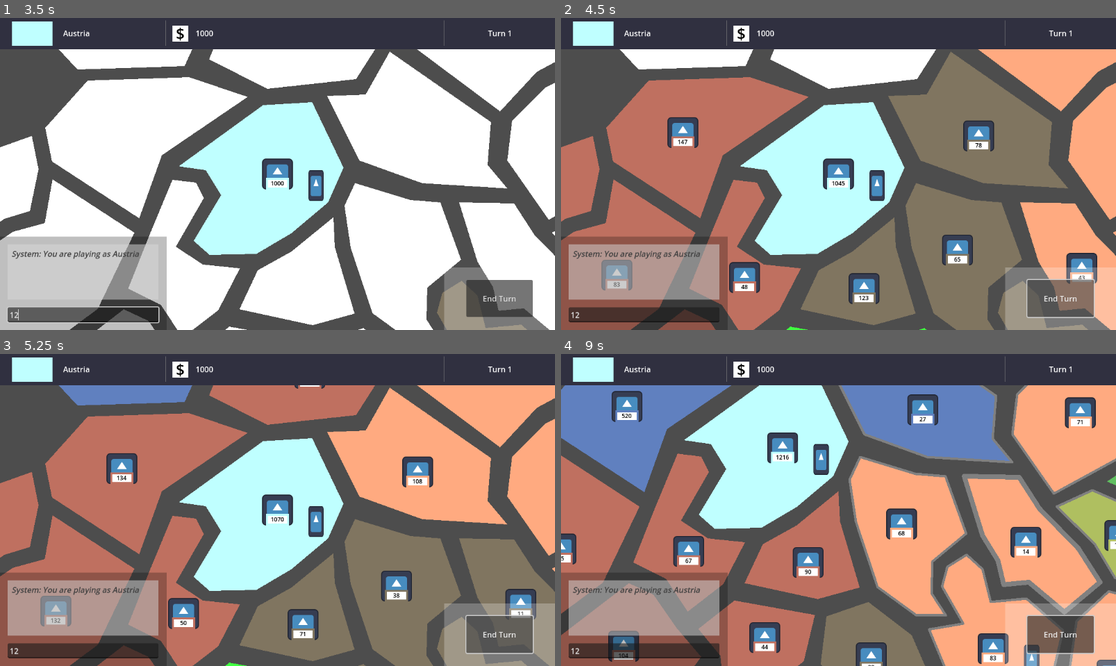
Above: before the commit, frames 1-4 (two rows, left to right).
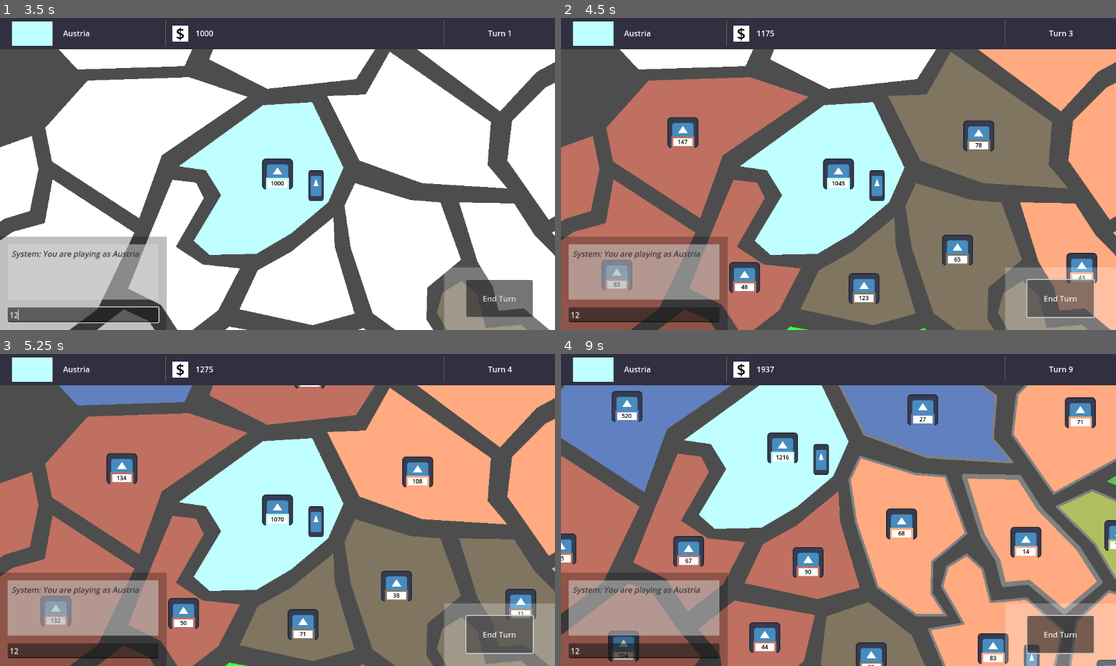
Above: after the commit, the same moments.

Repository: SamTheBlow/grand-strategy-game
Game: Godot game, scene res://scenes/main.tscn
Two runs of this game, one before a commit and one after it. Both use one fixed random seed, a clock stepped at 60 frames per second and the inputs below. The engine's default icon, where the game draws it, is replaced by a stand-in: a white triangle on a blue panel in a dark square.
Inputs (mouse positions are in pixels of both pictures, inside the frame that each line leads up to):
- Up to frame 1 (3.5 s): click (194, 273) at 0.5 s; click (194, 273) at 1.25 s; click "Start Game" at 2 s; click (83, 314) at 2.77 s; type "12" at 2.85 s
- Up to frame 2 (4.5 s): click "End Turn" at 3.5 s; click "End Turn" at 4.25 s
- Up to frame 3 (5.25 s): click "End Turn" at 5 s
- Up to frame 4 (9 s): tap Enter at 5.75, 7.25, 8.75 s; move the mouse to (960, 494) at 5.77 s; click (960, 494) at 5.92 s; tap Space at 6.5, 8 s; drag from (727, 525) to (810, 572) at 6.52 s; move the mouse to (894, 441) at 7.27 s; click (894, 441) at 7.42 s; drag from (810, 572) to (672, 463) at 8.02 s; move the mouse to (1005, 556) at 8.77 s; click (1005, 556) at 8.92 s

Frame 1 is identical in both runs. In frame 2, less than 0.1% of the frame differs, in the area x 36-93%, y 4-7%; in frame 3, less than 0.1%; in frame 4, less than 0.1%.

Commit message:
Automatically update the top bar info

Diff:
--- a/GrandStrategyGame/scripts/countries/country.gd
+++ b/GrandStrategyGame/scripts/countries/country.gd
@@ -1,10 +1,17 @@
 class_name Country
 extends Resource
 
+
+signal money_changed(new_amount: int)
 
 @export var country_name: String = ""
 @export var color: Color = Color.WHITE
 
 var id: int = -1
 
-var money: int
+var money: int = 0 : set = set_money
+
+
+func set_money(value: int) -> void:
+	money = value
+	money_changed.emit(money)
--- a/GrandStrategyGame/scripts/turn/game_turn.gd
+++ b/GrandStrategyGame/scripts/turn/game_turn.gd
@@ -1,6 +1,8 @@
 class_name GameTurn
 extends Node
 
+
+signal turn_changed(new_turn: int)
 
 @export_range(1, 2, 1, "or_greater") var _turn: int = 1
 
@@ -11,5 +13,6 @@
 
 func _on_new_turn() -> void:
 	_turn += 1
+	turn_changed.emit(_turn)
 
 	propagate_call("_on_reached_turn", [_turn])
--- a/GrandStrategyGame/scripts/ui/top_bar.gd
+++ b/GrandStrategyGame/scripts/ui/top_bar.gd
@@ -11,6 +11,14 @@
 @export var game_turn_label: Label
 
 
+func _on_money_changed(new_amount: int) -> void:
+	_update_money_label(new_amount)
+
+
+func _on_turn_changed(new_turn: int) -> void:
+	_update_turn_label(new_turn)
+
+
 ## To be called when a game is loaded.
 func init(game: Game) -> void:
 	var your_country: Country = (
@@ -18,5 +26,17 @@
 	)
 	country_color_rect.color = your_country.color
 	country_name_label.text = your_country.country_name
-	country_money_label.text = str(your_country.money)
-	game_turn_label.text = "Turn " + str(game.turn.current_turn())
+
+	_update_money_label(your_country.money)
+	your_country.money_changed.connect(_on_money_changed)
+
+	_update_turn_label(game.turn.current_turn())
+	game.turn.turn_changed.connect(_on_turn_changed)
+
+
+func _update_money_label(money: int) -> void:
+	country_money_label.text = str(money)
+
+
+func _update_turn_label(turn: int) -> void:
+	game_turn_label.text = "Turn " + str(turn)
